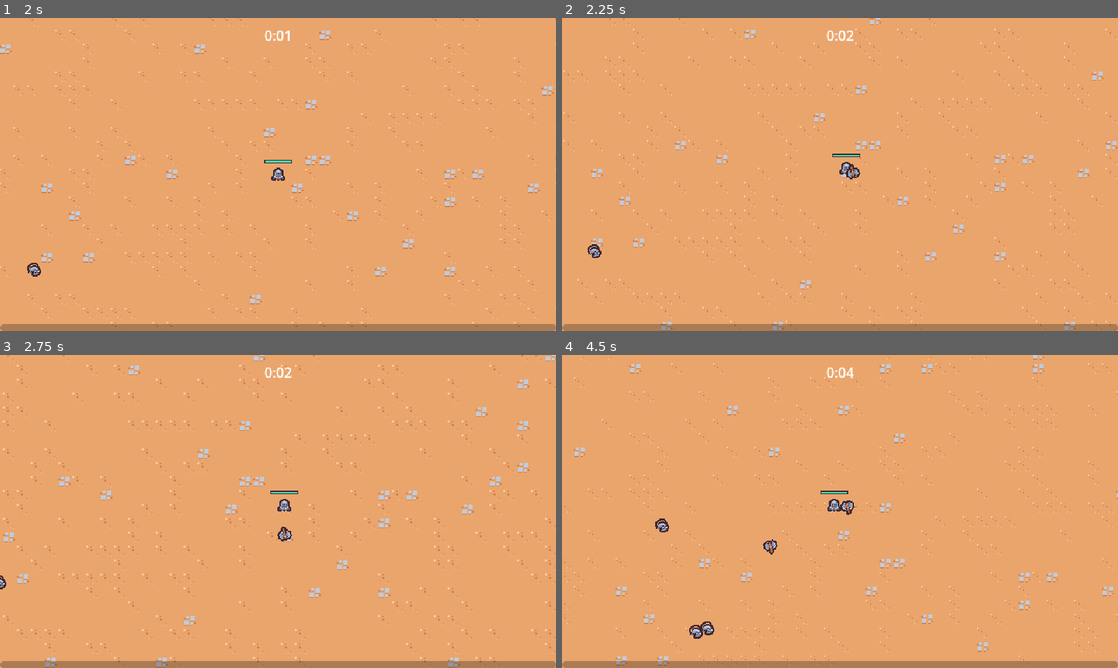
Above: before the commit, frames 1-4 (two rows, left to right).
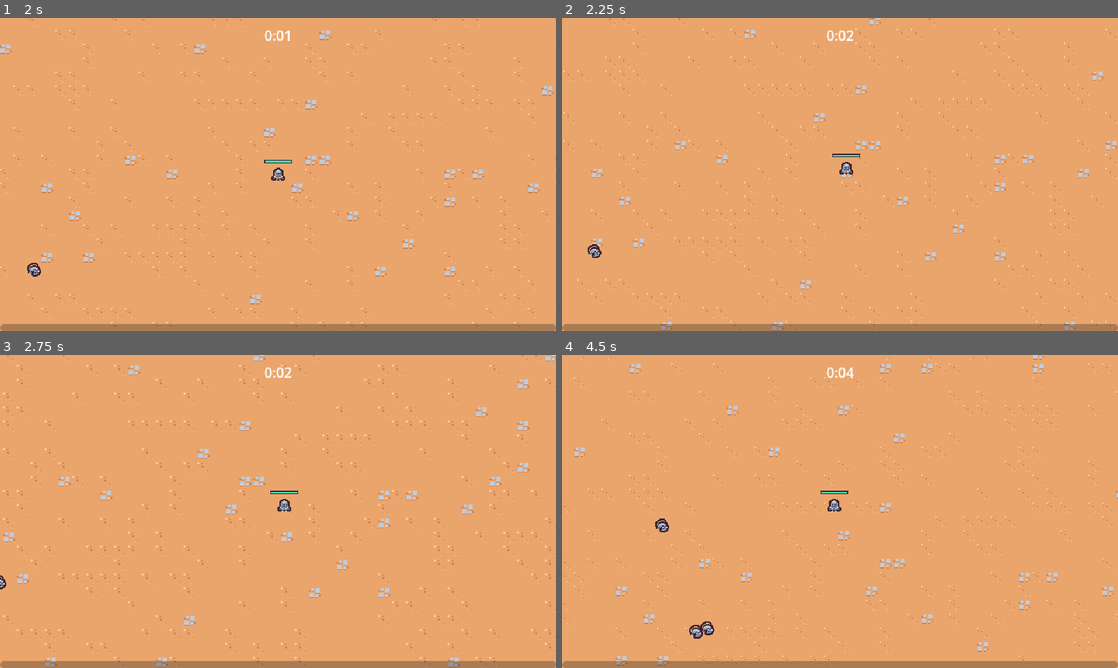
Above: after the commit, the same moments.

Repository: justknick/myFirst2DSurvivorsGame
Game: Godot game, scene res://scenes/main/main.tscn
The game is run twice, just before and just after one commit, with the same random seed, the same clock (stepped at 60 frames per second) and the same inputs.
Inputs (mouse positions are in pixels of both pictures, inside the frame that each line leads up to):
- Up to frame 1 (2 s): move the mouse to (400, 158) at 0.52 s; press the mouse at (400, 158) at 0.53 s; hold D (move_right) 0.53-1.28 s; move the mouse to (166, 190) at 1.27 s; release the mouse at (166, 190) at 1.28 s; hold S (move_down) from 1.28 s (still down); click (166, 190) at 1.35 s
- Up to frame 2 (2.25 s): move the mouse to (895, 105) at 2.02 s; release S (move_down) at 2.03 s; press the mouse at (895, 105) at 2.03 s; hold D (move_right) from 2.03 s (still down)
- Up to frame 3 (2.75 s): keep holding D (move_right)
- Up to frame 4 (4.5 s): move the mouse to (812, 574) at 2.77 s; release D (move_right) at 2.78 s; release the mouse at (812, 574) at 2.78 s; hold W (move_up) 2.78-3.53 s; click (812, 574) at 2.85 s; move the mouse to (1006, 558) at 3.52 s; press the mouse at (1006, 558) at 3.53 s; hold A (move_left) from 3.53 s (still down); move the mouse to (673, 464) at 4.27 s; release the mouse at (673, 464) at 4.28 s; click (673, 464) at 4.35 s

Frame 1 is identical in both runs. In frame 2, less than 0.1% of the frame differs, in the area x 51-54%, y 46-52%; in frame 3, less than 0.1%; in frame 4, 0.2%, in the area x 36-53%, y 46-64%.

Commit message:
Section 3.34 - Enabling Acquisition of Axe Ability // created ability script (inherits ability upgrade), axe scene // updated upgrade manager scene (added pick_upgrades func and on_level_up func) and player scene (added on_ability_upgrades_added func)

Diff:
--- /dev/null
+++ b/resources/upgrades/ability.gd
@@ -0,0 +1,4 @@
+extends AbilityUpgrade
+class_name Ability
+
+@export var ability_controller_scene: PackedScene
--- /dev/null
+++ b/resources/upgrades/axe.tres
@@ -0,0 +1,11 @@
+[gd_resource type="Resource" script_class="Ability" load_steps=3 format=3 uid="uid://capag6t51iaqp"]
+
+[ext_resource type="PackedScene" uid="uid://b8eaa4qy151fj" path="res://scenes/ability/axe_ability_controller/axe_ability_controller.tscn" id="1_v8r7w"]
+[ext_resource type="Script" path="res://resources/upgrades/ability.gd" id="1_vr0o5"]
+
+[resource]
+script = ExtResource("1_vr0o5")
+ability_controller_scene = ExtResource("1_v8r7w")
+id = "axe"
+name = "Axe"
+description = "Throw a spinning Axe around the player. "
--- a/scenes/game_object/player/player.gd
+++ b/scenes/game_object/player/player.gd
@@ -6,6 +6,7 @@
 @onready var damage_interval_timer = $DamageIntervalTimer
 @onready var health_component = $HealthComponent
 @onready var health_bar = $HealthBar
+@onready var abilities = $Abilities
 
 var number_collision_bodies = 0
 
@@ -15,6 +16,7 @@
 	$CollisionArea2D.body_exited.connect(on_body_exited)
 	damage_interval_timer.timeout.connect(on_damage_interval_timer_timeout)
 	health_component.health_change.connect(on_health_changed)
+	GameEvents.ability_upgrades_added.connect(on_ability_upgrades_added)
 	update_health_display()
 
 
@@ -66,3 +68,11 @@
 
 func on_health_changed():
 	update_health_display()
+
+
+func on_ability_upgrades_added(ability_upgrade: AbilityUpgrade, current_upgrades: Dictionary):
+	if not ability_upgrade is Ability:
+		return
+
+	var ability = ability_upgrade as Ability
+	abilities.add_child(ability.ability_controller_scene.instantiate())
--- a/scenes/game_object/player/player.tscn
+++ b/scenes/game_object/player/player.tscn
@@ -1,10 +1,9 @@
-[gd_scene load_steps=11 format=3 uid="uid://bnyav4amnb3hf"]
+[gd_scene load_steps=10 format=3 uid="uid://bnyav4amnb3hf"]
 
 [ext_resource type="Script" path="res://scenes/game_object/player/player.gd" id="1_ie07k"]
 [ext_resource type="Texture2D" uid="uid://dl25bv5woat31" path="res://scenes/game_object/player/player.png" id="1_ugtq6"]
 [ext_resource type="PackedScene" uid="uid://csyvyf58alty1" path="res://scenes/ability/sword_ability_controller/sword_ability_controller.tscn" id="2_a5t6c"]
 [ext_resource type="PackedScene" uid="uid://gc25qcj5kcxu" path="res://scenes/component/health_component.tscn" id="2_m28nw"]
-[ext_resource type="PackedScene" uid="uid://b8eaa4qy151fj" path="res://scenes/ability/axe_ability_controller/axe_ability_controller.tscn" id="4_m6b4a"]
 
 [sub_resource type="StyleBoxFlat" id="StyleBoxFlat_qvri8"]
 bg_color = Color(0.247059, 0.14902, 0.192157, 1)
@@ -33,11 +32,9 @@
 
 [node name="HealthComponent" parent="." instance=ExtResource("2_m28nw")]
 
-[node name="AbilityManager" type="Node" parent="."]
+[node name="Abilities" type="Node" parent="."]
 
-[node name="SwordAbilityController" parent="AbilityManager" instance=ExtResource("2_a5t6c")]
-
-[node name="AxeAbilityController" parent="AbilityManager" instance=ExtResource("4_m6b4a")]
+[node name="SwordAbilityController" parent="Abilities" instance=ExtResource("2_a5t6c")]
 
 [node name="DamageIntervalTimer" type="Timer" parent="."]
 wait_time = 0.5
--- a/scenes/manager/upgrade_manager.gd
+++ b/scenes/manager/upgrade_manager.gd
@@ -9,17 +9,6 @@
 
 func _ready():
 	experience_manager.level_up.connect(on_level_up)
-
-
-func on_level_up(current_level: int):
-	var chosen_upgrade = upgrade_pool.pick_random() as AbilityUpgrade
-	if chosen_upgrade == null:
-		return
-
-	var upgrade_screen_instance = upgrade_screen_scene.instantiate()
-	add_child(upgrade_screen_instance)
-	upgrade_screen_instance.set_ability_upgrades([chosen_upgrade] as Array[AbilityUpgrade])
-	upgrade_screen_instance.upgrade_selected.connect(on_upgrade_selected)
 
 
 # keep track of upgrades and have refeerence to upgraddes
@@ -43,5 +32,33 @@
 	GameEvents.emit_ability_upgrades_added(upgrade, current_upgrades)
 
 
+func pick_upgrades():
+	# to keep track of chosen upgrades
+	var chosen_upgrades: Array[AbilityUpgrade] = []
+	# make a copy of upgrade_pool array and use as reference
+	var filtered_upgrades = upgrade_pool.duplicate()
+
+	for i in 2:
+		var chosen_upgrade = filtered_upgrades.pick_random() as AbilityUpgrade
+		# add each upgrade that we choose here
+		chosen_upgrades.append(chosen_upgrade)
+		# and then filtering them out
+		# filter func will iterate through every element from
+		#  filtered_upgrades array. Run the func in the parameter
+		#  if in the func it returns true, the element stays in the array,
+		#  and if the func returns false, that element is filtered out
+		filtered_upgrades = filtered_upgrades.filter(func (upgrade): return upgrade.id != chosen_upgrade.id)
+
+	return chosen_upgrades
+
+
 func on_upgrade_selected(upgrade: AbilityUpgrade):
 	apply_upgrade(upgrade)
+
+
+func on_level_up(current_level: int):
+	var upgrade_screen_instance = upgrade_screen_scene.instantiate()
+	add_child(upgrade_screen_instance)
+	var chosen_upgrades = pick_upgrades()
+	upgrade_screen_instance.set_ability_upgrades(chosen_upgrades as Array[AbilityUpgrade])
+	upgrade_screen_instance.upgrade_selected.connect(on_upgrade_selected)
--- a/scenes/manager/upgrade_manager.tscn
+++ b/scenes/manager/upgrade_manager.tscn
@@ -1,10 +1,11 @@
-[gd_scene load_steps=4 format=3 uid="uid://bdolvfliqp8rn"]
+[gd_scene load_steps=5 format=3 uid="uid://bdolvfliqp8rn"]
 
 [ext_resource type="Script" path="res://scenes/manager/upgrade_manager.gd" id="1_s4o2n"]
 [ext_resource type="Resource" uid="uid://b6i1hbt2x0nh1" path="res://resources/upgrades/sword_rate.tres" id="2_rpje3"]
 [ext_resource type="PackedScene" uid="uid://jn052gpgqfk1" path="res://scenes/ui/upgrade_screen.tscn" id="3_761gu"]
+[ext_resource type="Resource" uid="uid://capag6t51iaqp" path="res://resources/upgrades/axe.tres" id="3_885th"]
 
 [node name="UpgradeManager" type="Node"]
 script = ExtResource("1_s4o2n")
-upgrade_pool = Array[Resource("res://resources/upgrades/ability_upgrade.gd")]([ExtResource("2_rpje3")])
+upgrade_pool = Array[Resource("res://resources/upgrades/ability_upgrade.gd")]([ExtResource("2_rpje3"), ExtResource("3_885th")])
 upgrade_screen_scene = ExtResource("3_761gu")
